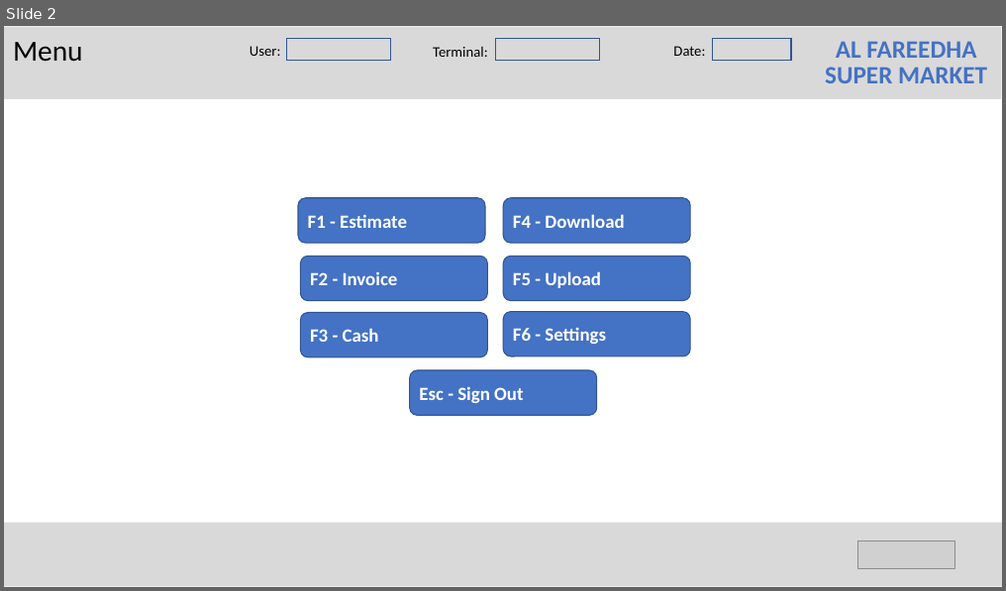
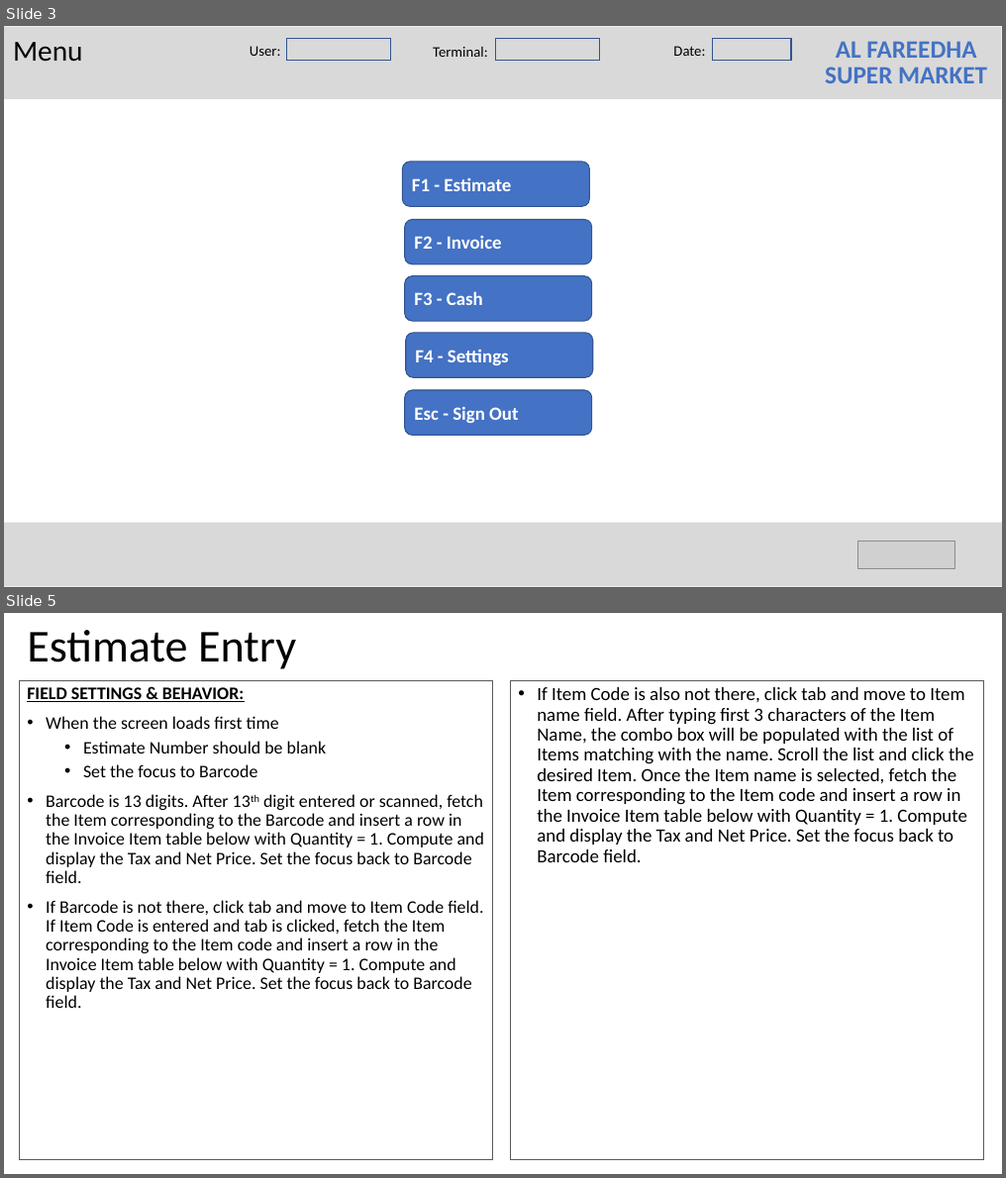
Before and after one commit to valignit/Documents, a slide deck: brief-specs.pptx. Shown one above the other, each under a label of ours: slide 2 before the commit, slides 3 and 5 after it; the slides between them are not shown. The pictures are 1006x591 and 1006x1178 pixels, drawn with LibreOffice and Linux fonts; fonts in the diff are those of the drawing; grey boxes stand for pictures. Boxes give left, top, right and bottom in pixels: in the first picture for what was removed or moved away, otherwise in the second. Text is boxed around its words. In the diff, an @@ line names an element or a change of style, - is before the commit and + after.

```diff
--- a/brief-specs.pptx
+++ b/brief-specs.pptx
@@ slide 5 added at (4, 613, 1002, 1174), background #FFFFFF @@
@@ title added at (27, 630, 296, 669), 44 pt, text #000000 @@
+Estimate Entry
@@ text added at (20, 681, 493, 1161), outline #595959 0.75 pt, 17 pt, text #000000 @@
+FIELD SETTINGS & BEHAVIOR:
+• When the screen loads first time
+  • Estimate Number should be blank
+  • Set the focus to Barcode
+• Barcode is 13 digits. After 13th digit entered or scanned, fetch the Item corresponding to the Barcode and insert a row in the Invoice Item table below with Quantity = 1. Compute and display the Tax and Net Price. Set the focus back to Barcode field.
+• If Barcode is not there, click tab and move to Item Code field. If Item Code is entered and tab is clicked, fetch the Item corresponding to the Item code and insert a row in the Invoice Item table below with Quantity = 1. Compute and display the Tax and Net Price. Set the focus back to Barcode field.
@@ rectangle added at (511, 681, 984, 1161), outline #595959 0.75 pt, 18 pt, text #000000 @@
+• If Item Code is also not there, click tab and move to Item name field. After typing first 3 characters of the Item Name, the combo box will be populated with the list of Items matching with the name. Scroll the list and click the desired Item. Once the Item name is selected, fetch the Item corresponding to the Item code and insert a row in the Invoice Item table below with Quantity = 1. Compute and display the Tax and Net Price. Set the focus back to Barcode field.
@@ what was slide 2 is now slide 3 @@
@@ slide 3 changed as well @@
@@ rounded rectangle removed at (503, 198, 690, 243) @@
-F4 - Download
@@ rounded rectangle removed at (503, 256, 690, 301) @@
-F5 - Upload
@@ 3 rounded rectangles: place and size @@
-3 rounded rectangles at (298, 198, 487, 358)
+3 rounded rectangles at (402, 162, 592, 321)
@@ rounded rectangle "F4 - Settings": place and size @@
-rounded rectangle "F4 - Settings" at (503, 312, 690, 357)
+rounded rectangle "F4 - Settings" at (406, 333, 593, 377)
@@ text in rounded rectangle at (415, 349, 509, 366): text changed @@
-F6 - Settings
+F4 - Settings
@@ rounded rectangle "Esc - Sign Out": place and size @@
-rounded rectangle "Esc - Sign Out" at (410, 371, 597, 415)
+rounded rectangle "Esc - Sign Out" at (405, 390, 592, 436)
```
Also in this commit, not shown: 23 other slides changed, 17 other slides added, 2 slides removed.
